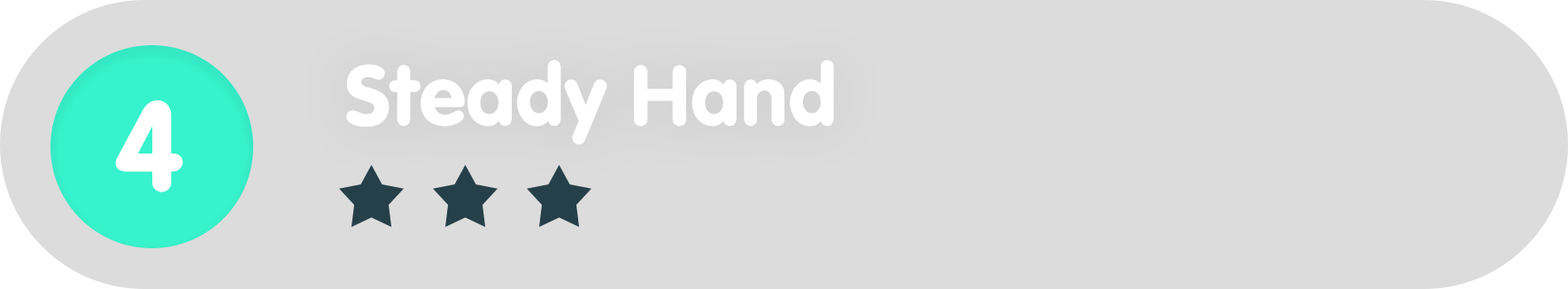
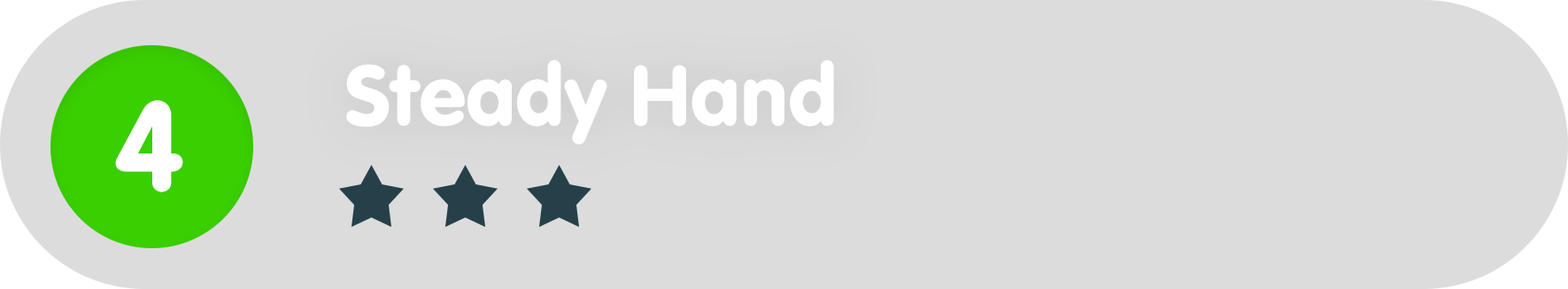
Revision of a layered 1568 × 289 image; what changed, layer by layer:
painted on "Ellipse_green" over [50, 45, 254, 248]
